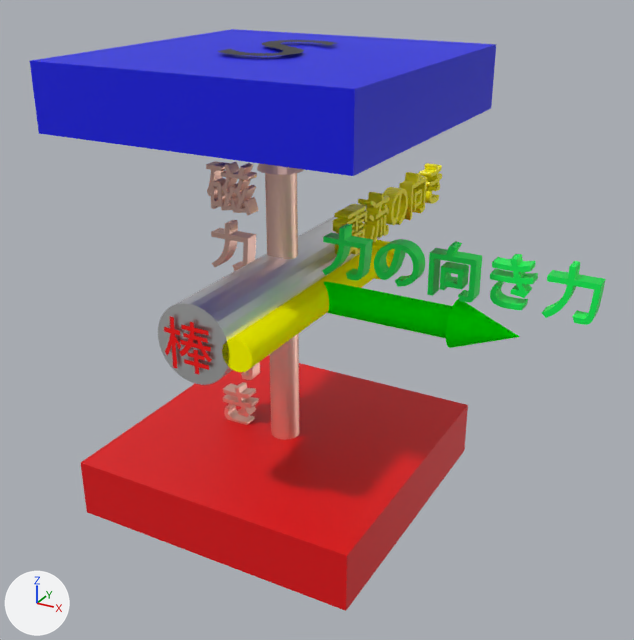
Two versions of the glTF model Fleming's_left-hand_rule.glb, one commit apart.
Rendered twice from a 50 mm camera at (2.8, -4.63, 2.12) aimed at (0.18, 0.14, -0.26). Every picture has the same lights, and +X, +Y and +Z are marked at lower left. Where no turn or scale is listed for an object, it has been applied to the vertices.

Before the edit, the objects in view are built like this:
```python
ob_n極磁石 = bpy.data.objects.new('N極磁石', me_cube)
ob_n極磁石.location = (0.0, 0.0, -1.32)
ob_n極磁石.scale = (1.0, 1.0, 0.2)
ob_s極磁石 = bpy.data.objects.new('S極磁石', me_cube_001)
ob_s極磁石.location = (0.0, 0.0, 1.28)
ob_s極磁石.scale = (1.0, 1.0, 0.2)
ob_磁力 = bpy.data.objects.new('磁力', me_円柱_003)
ob_磁力.location = (0.0, 0.0, -0.17)
ob_磁力_矢印 = bpy.data.objects.new('磁力_矢印', me_円錐_002)
ob_磁力_矢印.location = (0.0, 0.0, 0.98)
ob_磁力の向き = bpy.data.objects.new('磁力の向き', me_テキスト_006)
ob_磁力の向き.location = (-0.55, 0.0, 0.48)
ob_電流の向き = bpy.data.objects.new('電流の向き', me_テキスト_004)
ob_電流の向き.location = (0.3, 0.2, 0.18)
# also in view: '棒' at (-0.02, -1.02, -0.03); '力' at (0.8, 0.0, -0.02); '導体棒' at (0.0, 0.0, -0.02); '力の向き' at (1.17, 0.0, 0.31); '力_矢印' at (1.4, 0.0, -0.02)
```
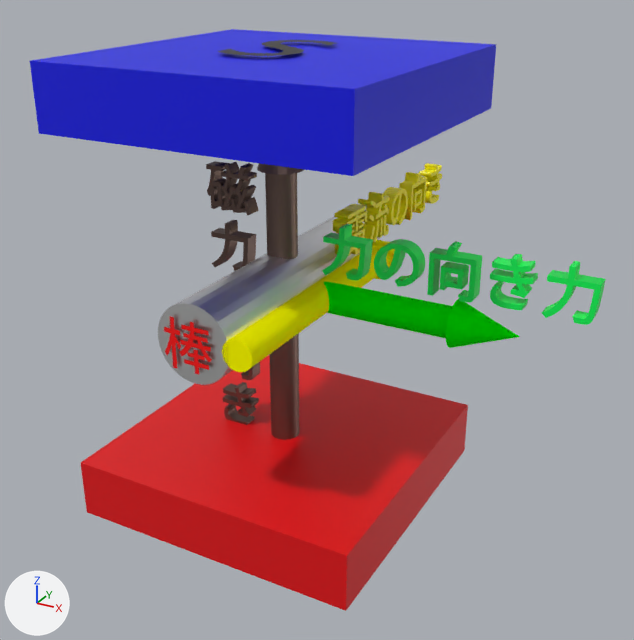
What differs and where, as boxes (x1, y1, x2, y2) in the pictures (634 x 640 px):
'N極磁石', recoloured
    both: (219, 355, 303, 464)
'磁力', recoloured
    both: (265, 173, 299, 440)
'磁力の向き', recoloured (beige to brown)
    both: (206, 161, 260, 425)
'磁力_矢印', recoloured
    both: (257, 163, 304, 175)

The edits, one by one:
Material 'マテリアル.005' (mat_マテリアル_005) changes colour from beige #fad1c2 to brown #7c665e; in linear values from (0.956, 0.638, 0.539) to (0.2, 0.133, 0.113).
Material 'マテリアル.006' (mat_マテリアル_006) changes colour from beige #fad1c2 to brown #7c665e; in linear values from (0.956, 0.638, 0.539) to (0.2, 0.133, 0.113).
Material 'マテリアル.012' (mat_マテリアル_012) changes colour from beige #fad1c2 to brown #7c665e; in linear values from (0.956, 0.638, 0.539) to (0.2, 0.133, 0.113).
Material 'Material.001' (mat_material_001) changes colour from blue #0009e7 to red #e70009; in linear values from (0.0, 0.00286, 0.8) to (0.8, 0.0, 0.00272).
Material 'Material.002' (mat_material_002) is new.
Its base color is (0.0, 0.00286, 0.8) (blue #0009e7).
Mesh me_cube_002 is new.
It is a box spanning x -1.0..1.0, y -1.0..1.0, z -1.0..1.0.
It uses material mat_material_002 (blue #0009e7).
Object 'N極磁石' (ob_n極磁石) now shows me_cube_001 instead of me_cube.
Object 'S極磁石' (ob_s極磁石) now shows me_cube_002 instead of me_cube_001.
